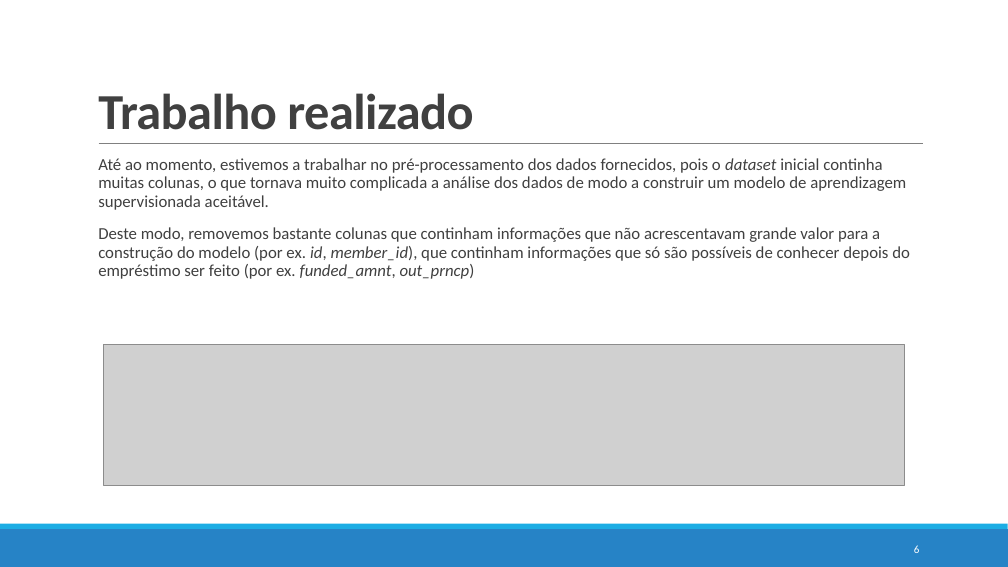
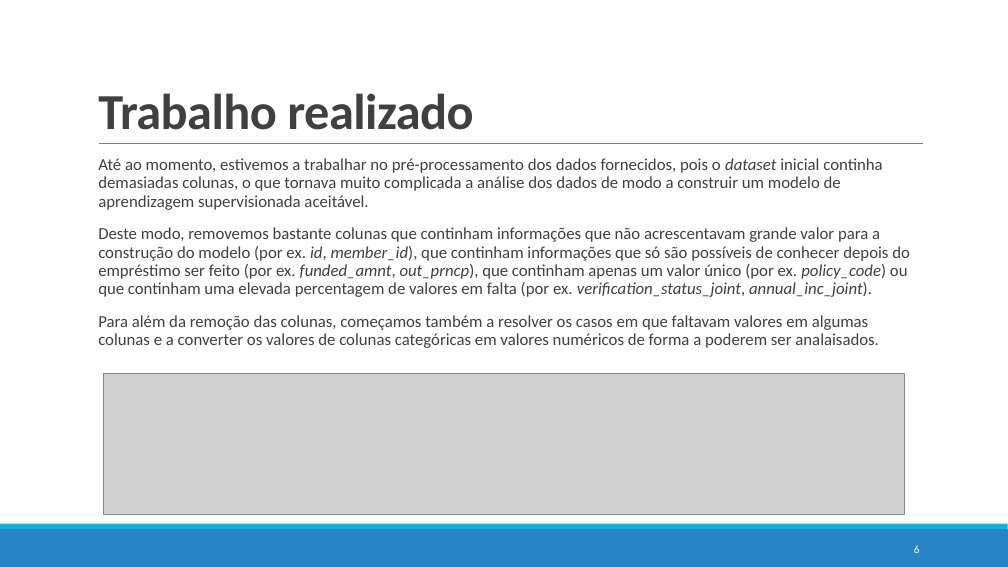
Before and after one commit to pedrovponte/IART-g39, a slide deck: slide 6 of proj2/docs/checkpoint.pptx. Drawn at 1008x567 pixels with LibreOffice and Linux fonts; fonts in the diff are those of the drawing; grey boxes stand for pictures. Boxes give left, top, right and bottom in pixels: in the first picture for what was removed or moved away, otherwise in the second. Text is boxed around its words. In the diff, an @@ line names an element or a change of style, - is before the commit and + after.

```diff
--- a/proj2/docs/checkpoint.pptx
+++ b/proj2/docs/checkpoint.pptx
@@ text at <box>98,158,910,348</box>: text changed @@
-  Até ao momento, estivemos a trabalhar no pré-processamento dos dados fornecidos, pois o dataset inicial continha muitas colunas, o que tornava muito complicada a análise dos dados de modo a construir um modelo de aprendizagem supervisionada aceitável.
-  Deste modo, removemos bastante colunas que continham informações que não acrescentavam grande valor para a construção do modelo (por ex. id, member_id), que continham informações que só são possíveis de conhecer depois do empréstimo ser feito (por ex. funded_amnt, out_prncp)
+  Até ao momento, estivemos a trabalhar no pré-processamento dos dados fornecidos, pois o dataset inicial continha demasiadas colunas, o que tornava muito complicada a análise dos dados de modo a construir um modelo de aprendizagem supervisionada aceitável.
+  Deste modo, removemos bastante colunas que continham informações que não acrescentavam grande valor para a construção do modelo (por ex. id, member_id), que continham informações que só são possíveis de conhecer depois do empréstimo ser feito (por ex. funded_amnt, out_prncp), que continham apenas um valor único (por ex. policy_code) ou que continham uma elevada percentagem de valores em falta (por ex. verification_status_joint, annual_inc_joint).
+  Para além da remoção das colunas, começamos também a resolver os casos em que faltavam valores em algumas colunas e a converter os valores de colunas categóricas em valores numéricos de forma a poderem ser analaisados.
@@ picture: place and size @@
-picture at <box>104,344,905,485</box>
+picture at <box>104,374,905,514</box>
```
Also in this commit, not shown: 4 other slides changed, 1 other file.
